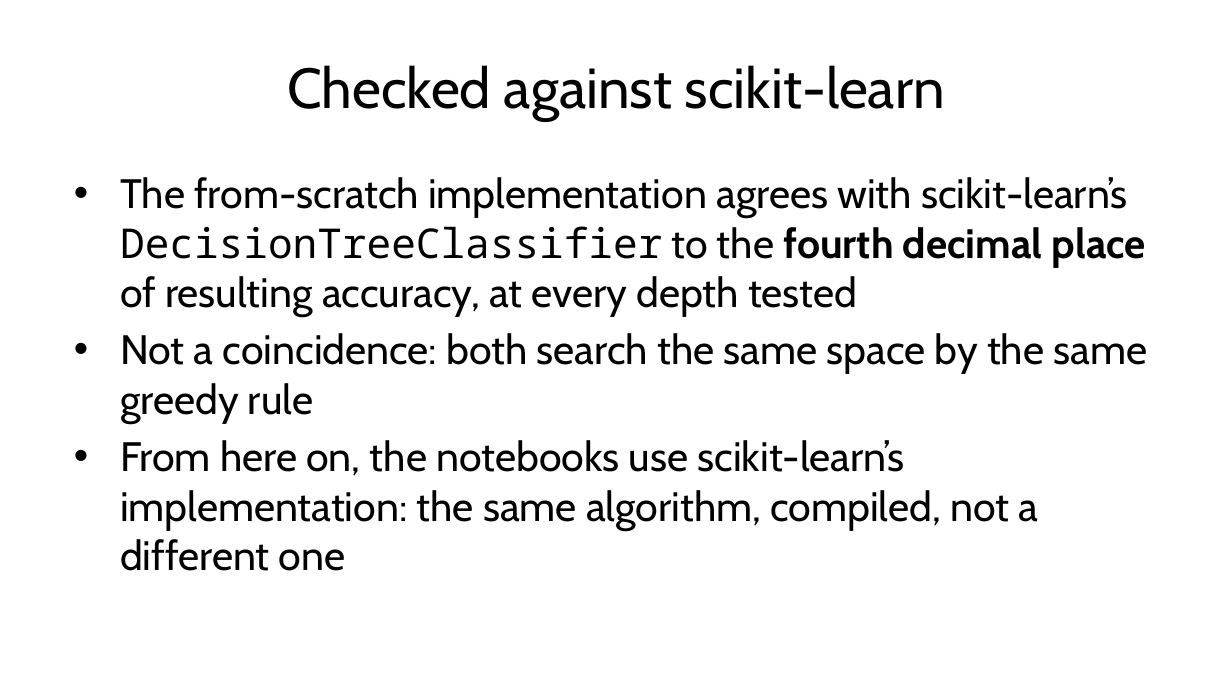
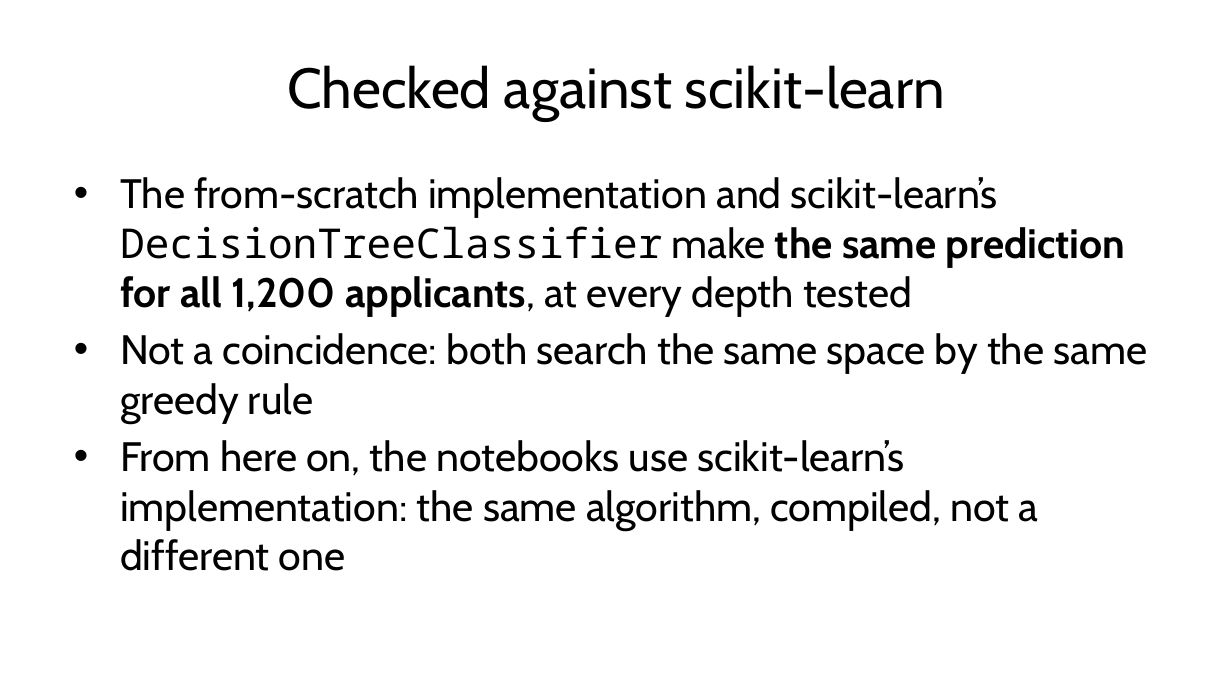
Before and after one commit to fabioantonini/technologies-for-artificial-intelligence, a slide deck: slide 17 of Lessons/07_trees_and_ensembles/Slides/trees_and_ensembles_slides.pptx. Drawn at 1232x693 pixels with LibreOffice and Linux fonts; fonts in the diff are those of the drawing; background and template pictures are left out. Boxes give left, top, right and bottom in pixels: in the first picture for what was removed or moved away, otherwise in the second. Text is boxed around its words. In the diff, an @@ line names an element or a change of style, - is before the commit and + after.

```diff
--- a/Lessons/07_trees_and_ensembles/Slides/trees_and_ensembles_slides.pptx
+++ b/Lessons/07_trees_and_ensembles/Slides/trees_and_ensembles_slides.pptx
@@ text at box(120, 177, 1126, 317): text changed @@
-• The from-scratch implementation agrees with scikit-learn’s DecisionTreeClassifier to the fourth decimal place of resulting accuracy, at every depth tested
+• The from-scratch implementation and scikit-learn’s DecisionTreeClassifier make the same prediction for all 1,200 applicants, at every depth tested
```
Also in this commit, not shown: 6 other files.
